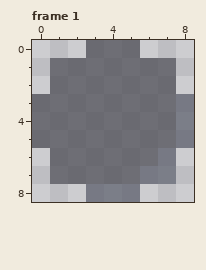
One commit to this pixel-art file: 9tile.aseprite. Above, as it was before the edit.
9x9 pixels, 1 frame. Shown: frame 1. The commit also changed other frames, which this record leaves out.
After:
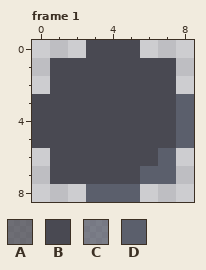
Palette (. is transparent): A #494952b8  B #494952  C #5b5f6cb8  D #5b5f6c
The edit:
Changed rows in their new state; - is an unchanged pixel.
Frame 1:
first column x 0:
0 ---BBB---
1 -BBBBBBB-
2 -BBBBBBB-
3 BBBBBBBBD
4 BBBBBBBBD
5 BBBBBBBBD
6 -BBBBBBD-
7 -BBBBBDD-
8 ---DDD---
Changed places in both pictures, as pixel boxes (x1, y1, x2, y2):
changed: (32, 40, 194, 202)
